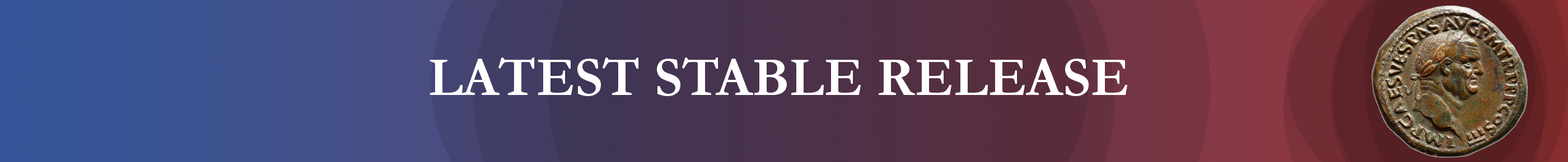
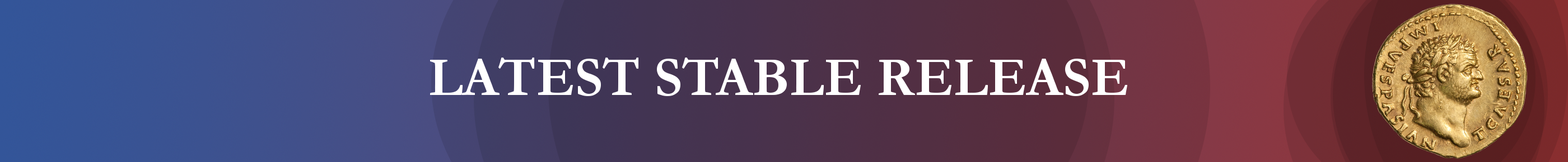
Two versions of the same layered image (1568px x 162px). Layer-by-layer changes:
renamed "vespasian" to "titus", painted on it over [1371, 3, 1529, 160]
